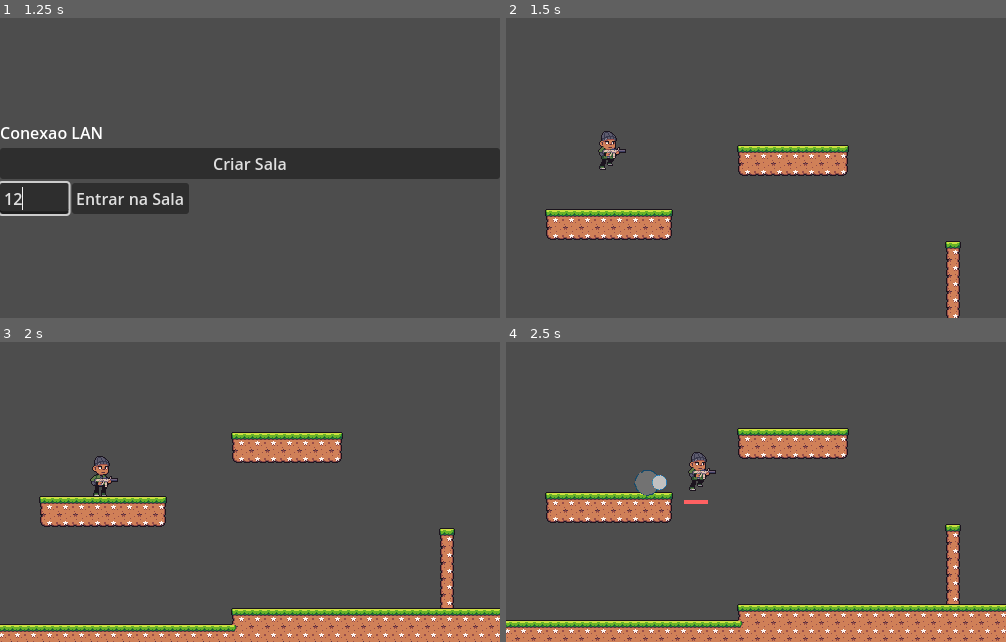
Above: before the commit, frames 1-4 (two rows, left to right).
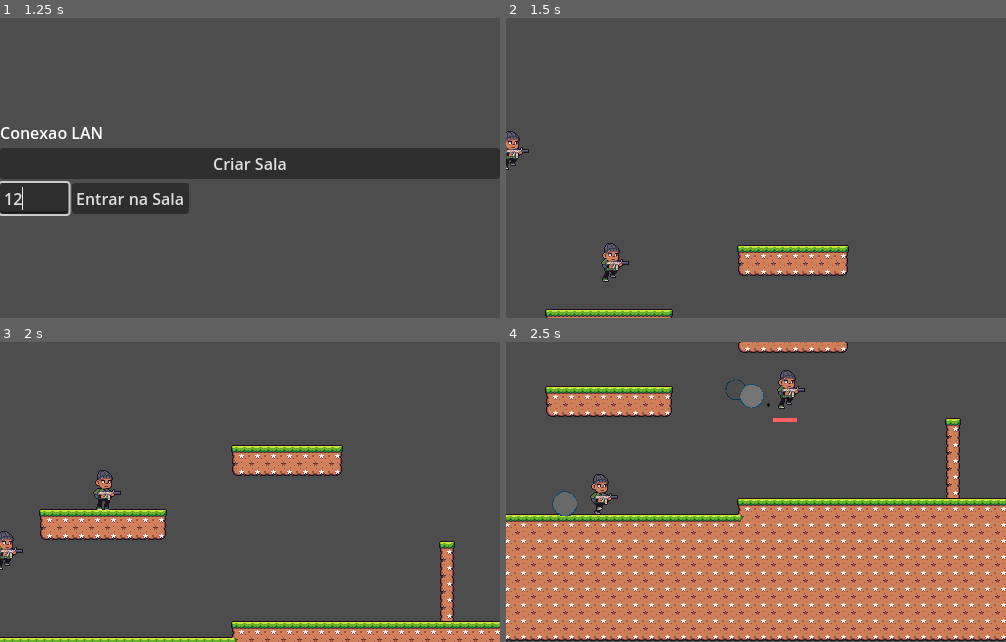
Above: after the commit, the same moments.

Repository: PHPsilvas/SDBullet
Game: Godot game, scene res://Menu.tscn
Same seed, same stepped clock (60 frames per second), same inputs: the game is played once before the commit and once after it.
Inputs (mouse positions are in pixels of both pictures, inside the frame that each line leads up to):
- Up to frame 1 (1.25 s): click (35, 198) at 0.52 s; type "12" at 0.6 s
- Up to frame 2 (1.5 s): click "Criar Sala" at 1.25 s
- Up to frame 3 (2 s): no input
- Up to frame 4 (2.5 s): tap Enter (ui_accept) at 2, 2.27 s; move the mouse to (866, 477) at 2.02 s; hold D (ui_right) from 2.03 s (still down); click (866, 477) at 2.1 s

Frame 1 is identical in both runs. In frame 2, 9.5% of the frame differs, in the area x 0-91%, y 37-100%; in frame 3, 14%; in frame 4, 51%, in the area x 0-100%, y 0-100%.

Commit message:
Terceira Versao
Multiplayer segue nao funcional

Diff:
--- a/Bullet.gd
+++ /dev/null
@@ -1,17 +0,0 @@
-extends CharacterBody2D
-
-var pos:Vector2
-var rota:float
-var dir:float
-var speed = 2000
-
-func _ready() -> void:
-	global_position = pos
-	global_rotation = rota
-
-func _physics_process(delta: float) -> void:
-	velocity = Vector2(speed, 0).rotated(dir)
-	move_and_slide()
-
-	if get_slide_collision(0):
-		self.queue_free()
--- a/Bullet.tscn
+++ b/Entities/Bullet.tscn
@@ -1,6 +1,6 @@
 [gd_scene load_steps=4 format=3 uid="uid://cyn8a66ljffjh"]
 
-[ext_resource type="Script" uid="uid://bygkqq2dhq6p7" path="res://Bullet.gd" id="1_4s4u5"]
+[ext_resource type="Script" uid="uid://bygkqq2dhq6p7" path="res://Scripts/Player/Bullet.gd" id="1_4s4u5"]
 [ext_resource type="Texture2D" uid="uid://fn7xb2p3yh7b" path="res://Sprites/Seasonal Tilesets/Seasonal Tilesets/5 - Misc. universal tiles/bullet.png" id="2_7281b"]
 
 [sub_resource type="CapsuleShape2D" id="CapsuleShape2D_u8st5"]
--- a/Entities/character_body_2d.tscn
+++ b/Entities/character_body_2d.tscn
@@ -1,10 +1,10 @@
 [gd_scene load_steps=26 format=3 uid="uid://bw064fuhitv7t"]
 
-[ext_resource type="Script" uid="uid://jkgjjy3dvag8" path="res://Scripts/player.gd" id="1_trstq"]
+[ext_resource type="Script" uid="uid://jkgjjy3dvag8" path="res://Scripts/Player/player.gd" id="1_trstq"]
 [ext_resource type="Texture2D" uid="uid://cun7f1xit2dgl" path="res://Sprites/1 - Diego/Idle (32 x 48).png" id="2_jc8nk"]
 [ext_resource type="Texture2D" uid="uid://6wcfah6vj3im" path="res://Sprites/1 - Diego/Jump (32 x 48).png" id="3_qhxma"]
 [ext_resource type="Texture2D" uid="uid://l1egqbv1lwp3" path="res://Sprites/1 - Diego/Running (32 x 48).png" id="4_hmlm2"]
-[ext_resource type="Texture2D" uid="uid://34no5ivvw4rj" path="res://explosion-d4.png" id="5_hmlm2"]
+[ext_resource type="Texture2D" uid="uid://34no5ivvw4rj" path="res://Scripts/Player/explosion-d4.png" id="5_hmlm2"]
 
 [sub_resource type="AtlasTexture" id="AtlasTexture_a7045"]
 atlas = ExtResource("2_jc8nk")
--- a/Scenes/game.tscn
+++ b/Scenes/world.tscn
@@ -1,8 +1,8 @@
 [gd_scene load_steps=6 format=4 uid="uid://colcomjo307hu"]
 
-[ext_resource type="PackedScene" uid="uid://bw064fuhitv7t" path="res://Entities/character_body_2d.tscn" id="1_qxrlw"]
 [ext_resource type="Texture2D" uid="uid://cso2fni0olqg6" path="res://Sprites/Seasonal Tilesets/Seasonal Tilesets/1 - Grassland/Terrain (16 x 16).png" id="2_qxrlw"]
-[ext_resource type="Script" uid="uid://cjmj7gub6d0pq" path="res://Scripts/network_spawner.gd" id="3_wrm1d"]
+[ext_resource type="PackedScene" uid="uid://bw064fuhitv7t" path="res://Entities/character_body_2d.tscn" id="3_5a7ea"]
+[ext_resource type="Script" uid="uid://cjmj7gub6d0pq" path="res://Scripts/Network/network_spawner.gd" id="3_wrm1d"]
 
 [sub_resource type="TileSetAtlasSource" id="TileSetAtlasSource_wrm1d"]
 texture = ExtResource("2_qxrlw")
@@ -93,4 +93,6 @@
 
 [node name="NetworkSpawner" type="Node2D" parent="."]
 script = ExtResource("3_wrm1d")
-player_scene = ExtResource("1_qxrlw")
+player_scene = ExtResource("3_5a7ea")
+
+[node name="Players" parent="NetworkSpawner" instance=ExtResource("3_5a7ea")]
--- a/Scripts/MultiplayerManager.gd
+++ /dev/null
@@ -1,38 +0,0 @@
-extends Node
-
-const PORT = 9000
-var is_host := false
-
-# Cria servidor LAN
-func host_game():
-	is_host = true
-	var peer = ENetMultiplayerPeer.new()
-	peer.create_server(PORT, 2)  # máximo 2 jogadores
-	multiplayer.multiplayer_peer = peer
-	print("Servidor criado. Aguardando jogadores...")
-
-# Conecta a outro jogador na LAN
-func join_game(ip: String):
-	is_host = false
-	var peer = ENetMultiplayerPeer.new()
-	peer.create_client(ip, PORT)
-	multiplayer.multiplayer_peer = peer
-	print("Tentando conectar ao host: ", ip)
-
-func _ready():
-	multiplayer.connection_failed.connect(_on_connection_failed)
-	multiplayer.peer_connected.connect(_on_peer_connected)
-	multiplayer.peer_disconnected.connect(_on_peer_disconnected)
-	multiplayer.server_disconnected.connect(_on_server_disconnect)
-
-func _on_peer_connected(id):
-	print("Jogador conectado: ", id)
-
-func _on_peer_disconnected(id):
-	print("Jogador saiu: ", id)
-
-func _on_connection_failed():
-	print("Falha ao conectar!")
-
-func _on_server_disconnect():
-	print("Desconectado do servidor.")
--- /dev/null
+++ b/Scripts/Network/MultiplayerManager.gd
@@ -0,0 +1,50 @@
+extends Node
+
+const PORT = 9000
+const MAX_PLAYERS := 2
+var is_host := false
+
+func start_server():
+	var peer := ENetMultiplayerPeer.new()
+	peer.create_server(PORT, MAX_PLAYERS)
+	multiplayer.multiplayer_peer = peer
+
+	# Conecta apenas sinal de desconexão (spawn é feito pelo network_spawner)
+	multiplayer.peer_disconnected.connect(_on_peer_disconnected)
+
+	is_host = true
+	print("Servidor iniciado na porta ", PORT)
+
+func start_client(ip: String):
+	var peer := ENetMultiplayerPeer.new()
+	peer.create_client(ip, PORT)
+	multiplayer.multiplayer_peer = peer
+
+	# Conecta sinais do cliente
+	multiplayer.connected_to_server.connect(_on_connected_to_server)
+	multiplayer.connection_failed.connect(_on_connection_failed)
+	multiplayer.server_disconnected.connect(_on_server_disconnected)
+
+	print("Conectando ao servidor: ", ip)
+
+# === CALLBACK DO SERVIDOR ===
+func _on_peer_disconnected(id: int):
+	print("Peer desconectado: ", id)
+	# Remove o player do peer desconectado
+	if multiplayer.is_server():
+		var players_node = get_tree().get_first_node_in_group("players_container")
+		if players_node and players_node.has_node(str(id)):
+			players_node.get_node(str(id)).queue_free()
+			print("Player ", id, " removido da cena")
+
+# === CALLBACKS DO CLIENTE ===
+func _on_connected_to_server():
+	print("✓ Conectado ao servidor com sucesso!")
+
+func _on_connection_failed():
+	print("✗ Falha ao conectar ao servidor")
+	multiplayer.multiplayer_peer = null
+
+func _on_server_disconnected():
+	print("✗ Desconectado do servidor")
+	multiplayer.multiplayer_peer = null
--- /dev/null
+++ b/Scripts/Network/network_spawner.gd
@@ -0,0 +1,48 @@
+extends Node2D
+
+@export var player_scene : PackedScene
+
+@onready var players_node := $Players
+
+var next_spawn := 0
+
+var spawn_positions = [
+	Vector2(100, 100),
+	Vector2(400, 300)
+]
+
+func _ready():
+	# Adiciona ao grupo para que o MultiplayerManager possa encontrar
+	players_node.add_to_group("players_container")
+
+	# SOMENTE o servidor cria players
+	if multiplayer.is_server():
+		# IMPORTANTE: Conecta ANTES de spawnar o servidor
+		multiplayer.peer_connected.connect(_on_peer_connected)
+
+		# Spawna o player do próprio servidor (ID 1) apenas UMA vez
+		call_deferred("_spawn_player", 1)
+
+func _on_peer_connected(id: int):
+	print("NetworkSpawner: Peer conectado, spawnando player para ID ", id)
+	_spawn_player(id)
+
+func _spawn_player(id: int):
+	# CRÍTICO: Evita spawnar duplicado
+	if players_node.has_node(str(id)):
+		print("AVISO: Player ", id, " já existe! Ignorando spawn duplicado.")
+		return
+
+	var player := player_scene.instantiate()
+	player.name = str(id)
+
+	# Define autoridade correta (quem controla este player)
+	player.set_multiplayer_authority(id)
+
+	# Posição inicial
+	player.global_position = spawn_positions[next_spawn]
+	next_spawn = (next_spawn + 1) % spawn_positions.size()
+
+	# Adiciona à cena (true = sincroniza automaticamente)
+	players_node.add_child(player, true)
+	print("✓ Player ", id, " spawnado na posição ", player.global_position)
--- /dev/null
+++ b/Scripts/Player/Bullet.gd
@@ -0,0 +1,43 @@
+extends CharacterBody2D
+
+var speed = 2000
+var direction := 0.0
+var shooter_id := 1  # ID de quem disparou
+
+func _ready() -> void:
+	# Apenas o servidor simula a física da bala
+	if not multiplayer.is_server():
+		set_physics_process(false)
+
+	# Auto-destruir após 5 segundos (evita balas perdidas)
+	await get_tree().create_timer(5.0).timeout
+	queue_free()
+
+func _physics_process(delta: float) -> void:
+	# Apenas o servidor move a bala
+	velocity = Vector2(speed, 0).rotated(direction)
+	move_and_slide()
+
+	# Detecta colisão
+	if get_slide_collision_count() > 0:
+		var collision = get_slide_collision(0)
+		_handle_collision(collision)
+		queue_free()
+
+func _handle_collision(collision: KinematicCollision2D):
+	var collider = collision.get_collider()
+
+	# Se colidiu com um player
+	if collider.is_in_group("player"):
+		# Não atira em si mesmo
+		if collider.get_multiplayer_authority() != shooter_id:
+			# Aplica dano ou lógica de hit
+			if collider.has_method("take_damage"):
+				collider.take_damage(10, shooter_id)
+
+# Função para inicializar a bala (chamada pelo servidor)
+func initialize(spawn_pos: Vector2, spawn_rotation: float, spawn_direction: float, owner_id: int):
+	global_position = spawn_pos
+	global_rotation = spawn_rotation
+	direction = spawn_direction
+	shooter_id = owner_id
--- a/Scripts/player.gd
+++ b/Scripts/Player/player.gd
@@ -16,7 +16,7 @@
 @onready var anim := $AnimatedSprite2D
 @onready var jet_pack_particle: GPUParticles2D = %JetPackParticle
 @onready var jet_pack_bar: ProgressBar = %JetPackBar
-var bullet_path = preload("res://Bullet.tscn")
+var bullet_path = preload("res://Entities/Bullet.tscn")
 
 const JETPACK_FORCE = 20.0
 const JETPACK_FUEL_MAX = 100
@@ -29,51 +29,57 @@
 
 
 func _ready():
-	target_position = global_position
+	# Adiciona ao grupo para detecção de colisão
+	add_to_group("player")
+
+	# Apenas a autoridade processa física
+	if not is_multiplayer_authority():
+		set_physics_process(false)
 
 	jet_pack_bar.value = jetpackFuel
 
 
-
-
-
 func _physics_process(delta):
-	var is_authority = multiplayer.get_unique_id() == get_multiplayer_authority()
-	var is_local_player = get_multiplayer_authority() == multiplayer.get_unique_id()
-
-	# --- LÓGICA DE ENTRADA ---
-	# Somente o jogador que controla este personagem deve ler a entrada
-	if get_multiplayer_authority() == multiplayer.get_unique_id():
+	if is_multiplayer_authority():
 		_read_input()
-		# Se for o host/dono, ele tem a entrada localmente.
-		# Se fosse um cliente, ele enviaria a entrada. Mas como o dono do
-		# objeto é o único que pode ter a autoridade, focamos em quem é local.
-		# AQUI, estamos presumindo que:
-		# - O HOST é local para SEU personagem.
-		# - O CLIENTE A é local para SEU personagem (que tem o CLIENTE A como autoridade).
-
-		# --- LÓGICA DE MOVIMENTO E SINCRONIZAÇÃO (SOMENTE A AUTORIDADE) ---
-		_apply_movement(delta) # A autoridade aplica o movimento
-		_send_state() # A autoridade envia o estado para todos
-	else:
-		# Se NÃO for a autoridade: Apenas interpola o estado recebido
+
+		# Cliente envia input ao servidor
+		if not multiplayer.is_server():
+			_send_input_to_server.rpc_id(1, input_direction, input_fire, input_jump)
+
+		# Aplica movimento localmente (predição no cliente)
+		_apply_movement(delta)
+
+		# Servidor envia estado autoritativo
+		if multiplayer.is_server():
+			_send_state()
+	else:
+		# Outros clientes apenas interpolam
 		_apply_remote_state(delta)
 
-
-# RPC para o Dono enviar o estado para todos os outros
+func _send_input_to_server():
+	rpc_id(1, "server_receive_input", input_direction, input_fire, input_jump)
+
+
+@rpc("any_peer", "unreliable")
+func server_receive_input(dir: float, fire: bool, jump: bool):
+	# Só aceita se quem chamou é o dono deste player
+	if multiplayer.get_remote_sender_id() != get_multiplayer_authority():
+		return
+
+	input_direction = dir
+	input_fire = fire
+	input_jump = jump
+
 func _send_state():
 	rpc("receive_state", global_position, velocity)
 
 
 @rpc("any_peer", "unreliable")
-func receive_state(pos: Vector2, vel: Vector2):
-	# Quem está recebendo (todos, exceto o sender)
-	if multiplayer.get_unique_id() == get_multiplayer_authority():
-		return
-
-	target_position = pos
-	target_velocity = vel
-
+func receive_state(pos, vel):
+	if not multiplayer.is_server():
+		target_position = pos
+		velocity = vel
 
 # O Dono é o único que precisa da entrada
 func _read_input():
@@ -164,8 +170,50 @@
 		jet_pack_bar.visible = false
 
 func fire():
+	# Apenas o dono pode disparar
+	if not is_multiplayer_authority():
+		return
+
+	# Calcula posição e direção do tiro
+	var bullet_spawn_pos = $AnimatedSprite2D/Node2D.global_position
+	var bullet_rotation = global_rotation
+	var bullet_direction = rotation
+
+	# Se for servidor, cria diretamente
+	if multiplayer.is_server():
+		_spawn_bullet(bullet_spawn_pos, bullet_rotation, bullet_direction, get_multiplayer_authority())
+	else:
+		# Se for cliente, pede ao servidor
+		_request_spawn_bullet.rpc_id(1, bullet_spawn_pos, bullet_rotation, bullet_direction)
+
+
+@rpc("any_peer", "call_local", "reliable")
+func _request_spawn_bullet(pos: Vector2, rot: float, dir: float):
+	# Valida que quem enviou é o dono deste player
+	if multiplayer.get_remote_sender_id() != get_multiplayer_authority():
+		return
+
+	# Servidor cria a bala
+	if multiplayer.is_server():
+		_spawn_bullet(pos, rot, dir, get_multiplayer_authority())
+
+
+func _spawn_bullet(pos: Vector2, rot: float, dir: float, owner_id: int):
 	var bullet = bullet_path.instantiate()
-	bullet.dir = rotation
-	bullet.pos = $AnimatedSprite2D/Node2D.global_position
-	bullet.rota = global_rotation
-	get_parent().add_child(bullet)
+
+	# Inicializa a bala com os dados
+	bullet.initialize(pos, rot, dir, owner_id)
+
+	# Adiciona à cena (true = replica para todos os clientes)
+	get_parent().add_child(bullet, true)
+
+
+# OPCIONAL: Função para receber dano
+func take_damage(amount: int, attacker_id: int):
+	if multiplayer.is_server():
+		print("Player ", get_multiplayer_authority(), " levou ", amount, " de dano de ", attacker_id)
+		# Aqui você pode adicionar lógica de vida, morte, etc.
+
+func force_send_state():
+	if multiplayer.is_server():
+		_send_state()
--- /dev/null
+++ b/Scripts/World/world.gd
@@ -0,0 +1,22 @@
+extends Node2D
+
+@onready var players_node := $Players
+const PLAYER_SCENE := preload("res://Entities/character_body_2d.tscn")
+
+func _ready():
+	add_to_group("world")
+
+func spawn_player(peer_id: int):
+	if players_node.has_node(str(peer_id)):
+		return
+
+	var player := PLAYER_SCENE.instantiate()
+	player.name = str(peer_id)
+	player.set_multiplayer_authority(peer_id)
+	players_node.add_child(player)
+
+	player.force_send_state()
+
+func despawn_player(peer_id: int):
+	if players_node.has_node(str(peer_id)):
+		players_node.get_node(str(peer_id)).queue_free()
--- a/Scripts/menu.gd
+++ b/Scripts/menu.gd
@@ -5,8 +5,8 @@
 	$VBoxContainer/HBoxContainer/BotaoJoin.pressed.connect(_on_join_pressed)
 
 func _on_host_pressed():
-	MultiplayerManager.host_game()  # cria servidor LAN
-	get_tree().change_scene_to_file("res://Scenes/game.tscn")
+	MultiplayerManager.start_server()  # cria servidor LAN
+	get_tree().change_scene_to_file("res://Scenes/world.tscn")
 
 func _on_join_pressed():
 	var ip = $VBoxContainer/HBoxContainer/CampoIP.text
@@ -14,5 +14,5 @@
 		push_warning("Digite um IP para conectar.")
 		return
 
-	MultiplayerManager.join_game(ip)  # conecta ao host
-	get_tree().change_scene_to_file("res://Scenes/game.tscn")
+	MultiplayerManager.start_client(ip)  # conecta ao host
+	get_tree().change_scene_to_file("res://Scenes/world.tscn")
--- a/Scripts/network_spawner.gd
+++ /dev/null
@@ -1,36 +0,0 @@
-extends Node2D
-
-@export var player_scene : PackedScene
-
-var next_spawn := 0
-
-var spawn_positions = [
-	Vector2(100, 100),
-	Vector2(400, 300)
-]
-
-func _ready():
-	# Se for servidor, spawna imediatamente o player 1
-	if MultiplayerManager.is_host:
-		_spawn_player.rpc(1)
-
-	# Quando qualquer peer conectar, o servidor spawna para ele
-	multiplayer.peer_connected.connect(func(id):
-		if multiplayer.is_server():
-			_spawn_player.rpc(id)
-	)
-
-
-@rpc("any_peer", "call_local")
-func _spawn_player(id):
-	var player = player_scene.instantiate()
-	player.name = str(id)
-
-	# Define a autoridade corretamente
-	player.set_multiplayer_authority(id)
-
-	# Posiciona corretamente
-	player.global_position = spawn_positions[next_spawn]
-	next_spawn += 1
-
-	add_child(player)
--- a/project.godot
+++ b/project.godot
@@ -10,13 +10,13 @@
 
 [application]
 
-config/name="SDBullet"
+config/name="SDBullet-teste"
 run/main_scene="uid://cyaapbsmhefgr"
 config/features=PackedStringArray("4.5", "Forward Plus")
 
 [autoload]
 
-MultiplayerManager="*res://Scripts/MultiplayerManager.gd"
+MultiplayerManager="*res://Scripts/Network/MultiplayerManager.gd"
 
 [display]
 
Renamed: Scripts/MultiplayerManager.gd.uid -> Scripts/Network/MultiplayerManager.gd.uid
Renamed: Scripts/network_spawner.gd.uid -> Scripts/Network/network_spawner.gd.uid
Renamed: Bullet.gd.uid -> Scripts/Player/Bullet.gd.uid
Renamed: explosion-d4.png -> Scripts/Player/explosion-d4.png
Not shown, changed: Scripts/Player/explosion-d4.png.import
Renamed: Scripts/player.gd.uid -> Scripts/Player/player.gd.uid
Not shown, added: Scripts/World/world.gd.uid
